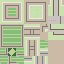
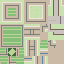
Comparing the layer stacks of the two 64 × 64 images. Changes:
added layer "Pasted Layer" above "Background" over [40, 40, 48, 48]
painted on "Background" over [16, 40, 56, 64]
